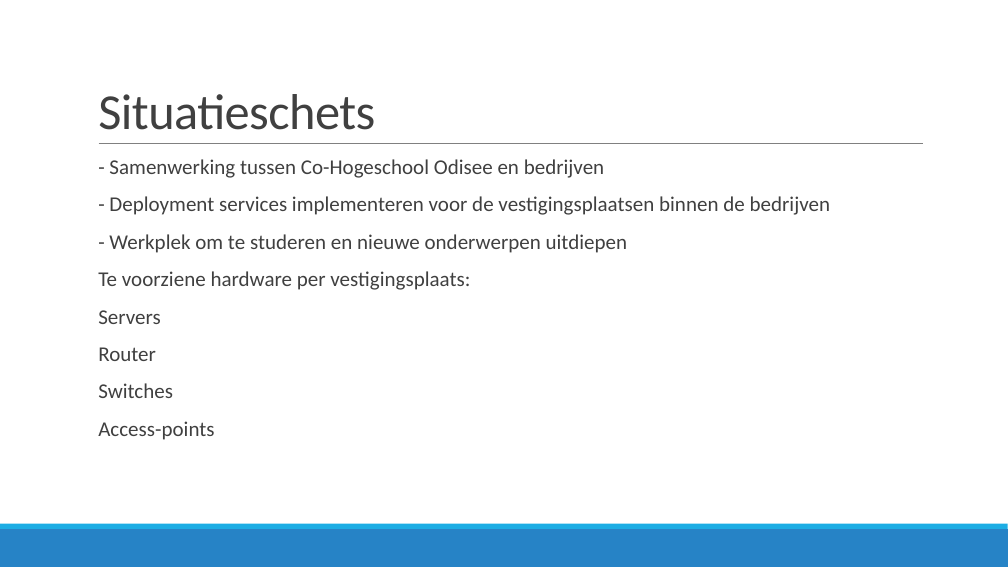
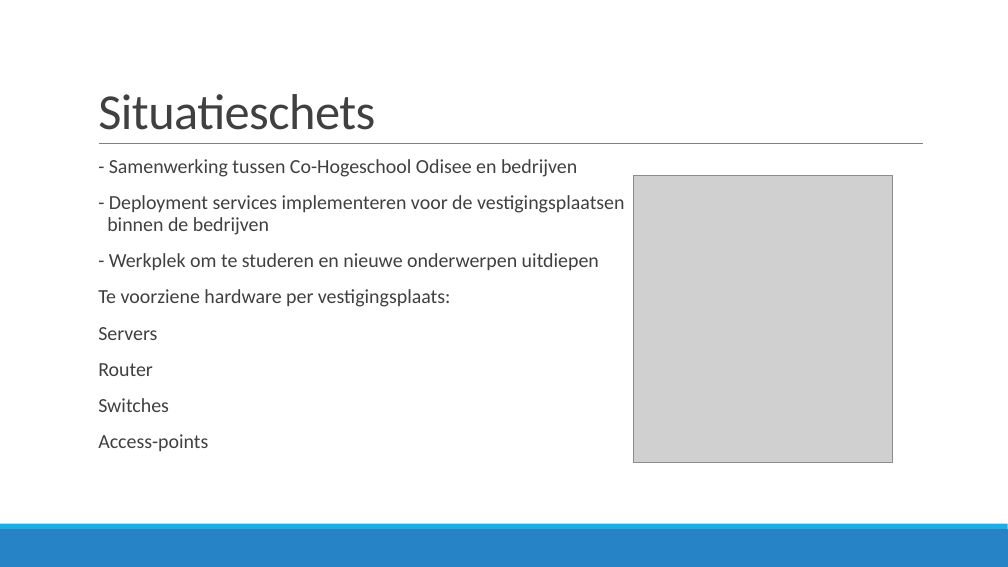
Before and after one commit to JouriTas/Projectwerk-IT-project, a slide deck: slide 4 of Scrum Artifacts/Sprint5/IT-Projectwerk 2022.pptx. Drawn at 1008x567 pixels with LibreOffice and Linux fonts; fonts in the diff are those of the drawing; grey boxes stand for pictures. Boxes give left, top, right and bottom in pixels: in the first picture for what was removed or moved away, otherwise in the second. Text is boxed around its words. In the diff, an @@ line names an element or a change of style, - is before the commit and + after.

```diff
--- a/Scrum Artifacts/Sprint5/IT-Projectwerk 2022.pptx
+++ b/Scrum Artifacts/Sprint5/IT-Projectwerk 2022.pptx
@@ text "- Samenwerking tussen Co-Hogeschool Odisee ..." at [98, 159, 625, 451]: size 20 to 19 pt @@
@@ picture added at [634, 175, 893, 463] @@
```
Also in this commit, not shown: 4 other slides changed.
